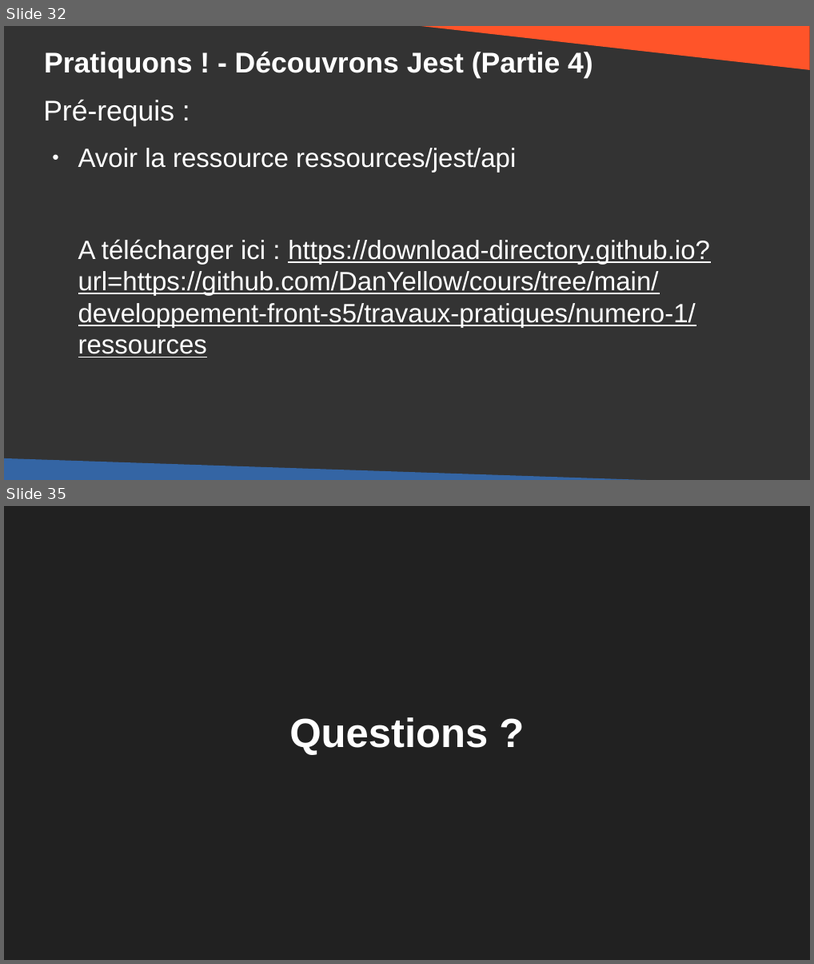
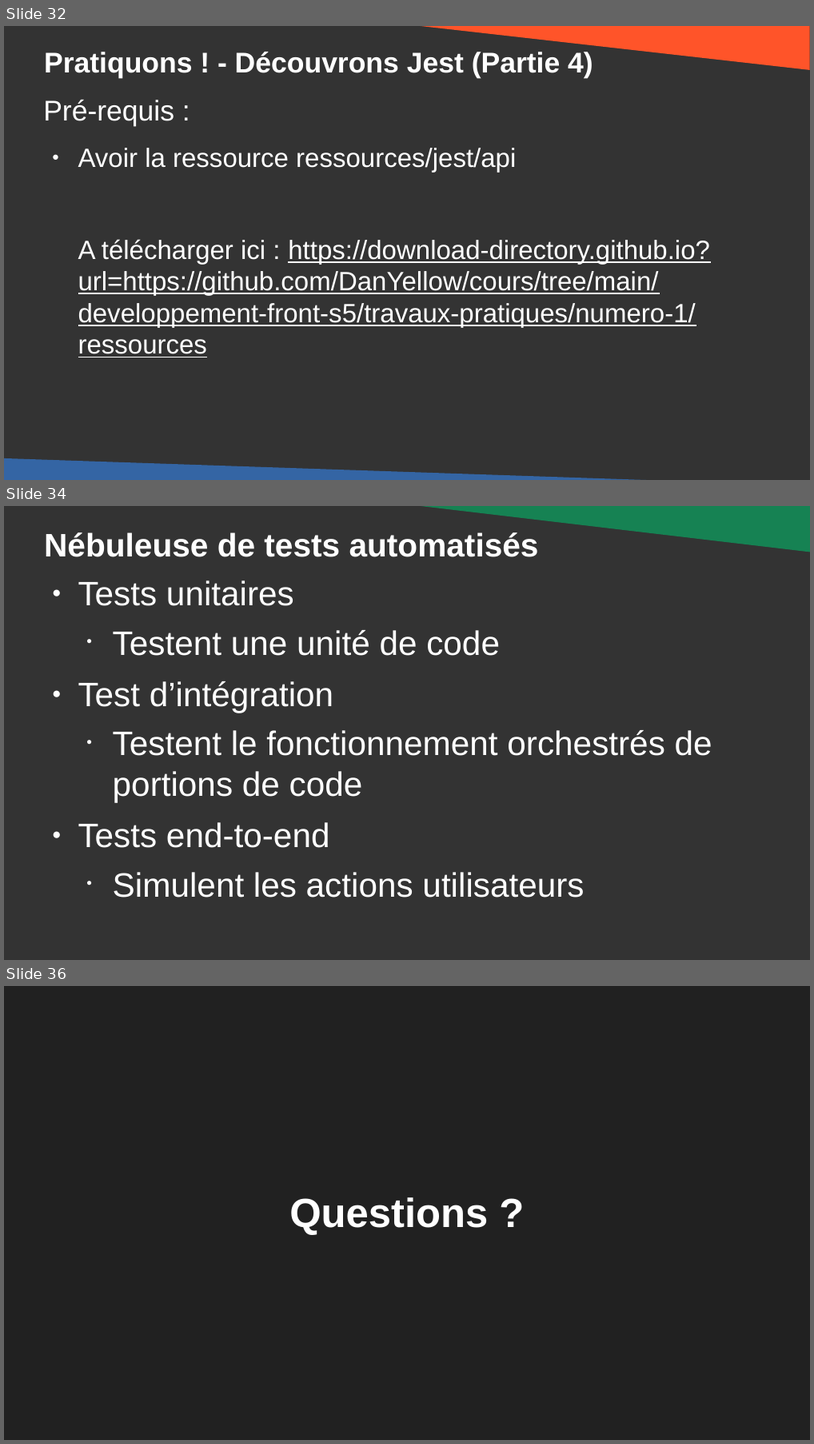
Before and after one commit to DanYellow/cours, a slide deck: developpement-front-s5/travaux-pratiques/numero-1/presentation.odp. Shown one above the other, each under a label of ours: slides 32 and 35 before the commit, slides 32, 34 and 36 after it; the slides between them are not shown. The pictures are 814x964 and 814x1444 pixels, drawn with LibreOffice and Linux fonts; fonts in the diff are those of the drawing. Boxes give left, top, right and bottom in pixels: in the first picture for what was removed or moved away, otherwise in the second. Text is boxed around its words. In the diff, an @@ line names an element or a change of style, - is before the commit and + after.

```diff
--- a/developpement-front-s5/travaux-pratiques/numero-1/presentation.odp
+++ b/developpement-front-s5/travaux-pratiques/numero-1/presentation.odp
@@ slide 34 added at [4, 506, 810, 960], background #333333 @@
@@ right triangle added at [393, 506, 810, 552], fill #168253 @@
@@ title added at [44, 532, 539, 557], 32 pt, text #FFFFFF, bold @@
+Nébuleuse de tests automatisés
@@ text added at [78, 580, 713, 897], 33.3 pt, text #FFFFFF @@
+● Tests unitaires
+  • Testent une unité de code
+● Test d’intégration
+  • Testent le fonctionnement orchestrés de portions de code
+● Tests end-to-end
+  • Simulent les actions utilisateurs
@@ what was slide 35 is now slide 36 @@
```
Also in this commit, not shown: 3 slides changed, 2 other files.
